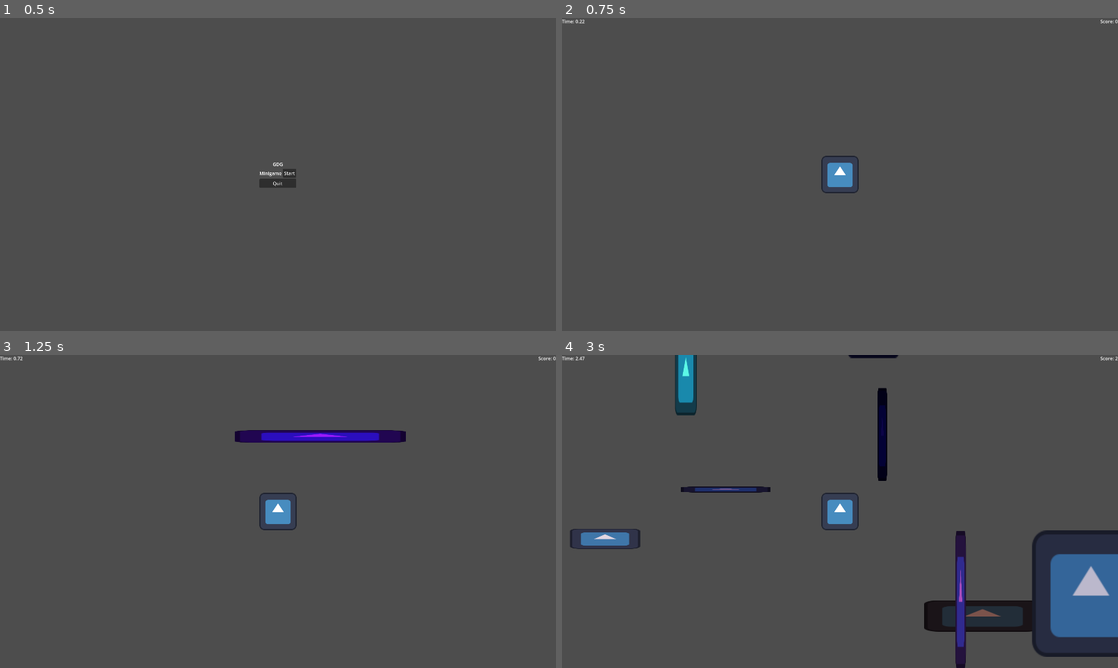
Above: before the commit, frames 1-4 (two rows, left to right).
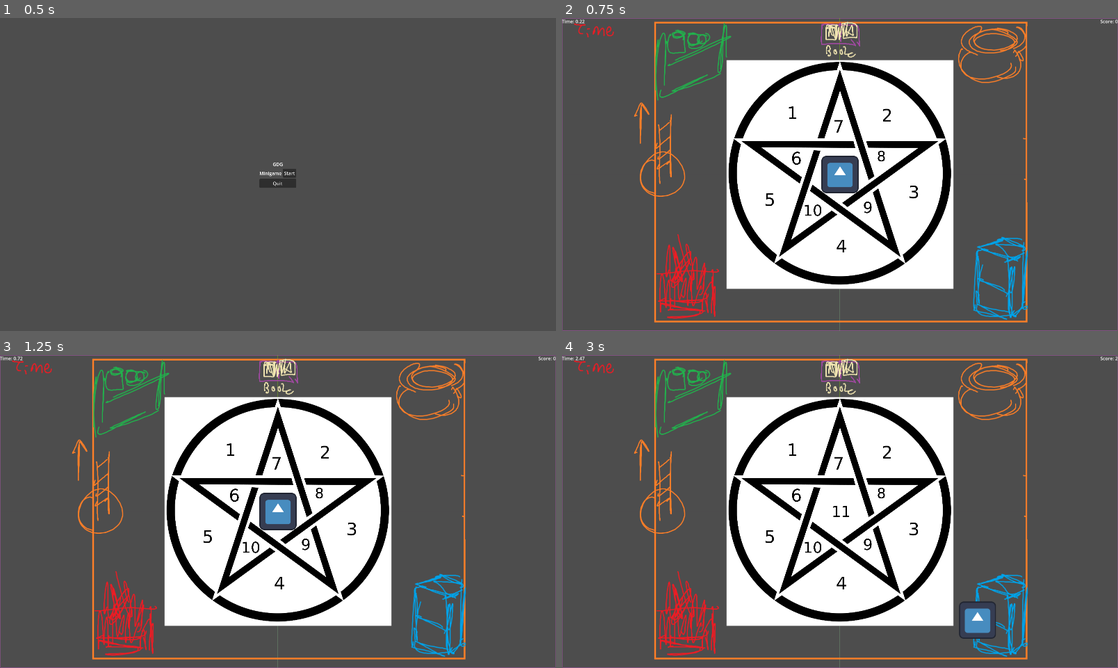
Above: after the commit, the same moments.

Repository: Game-Developers-Group-IUI/mini-game-2024
Game: Godot game, scene res://game.tscn
Two runs of this game, one before a commit and one after it. Both use one fixed random seed, a clock stepped at 60 frames per second and the inputs below. The engine's default icon, where the game draws it, is replaced by a stand-in: a white triangle on a blue panel in a dark square.
Inputs:
- Up to frame 1 (0.5 s): no input
- Up to frame 2 (0.75 s): click "Start" at 0.5 s
- Up to frame 3 (1.25 s): no input
- Up to frame 4 (3 s): tap Enter (confirm) at 1.25, 1.35, 2.1, 2.85 s; hold D (move_right) 1.28-2.03 s; hold S (move_down) 2.03-2.78 s; hold D (move_right) from 2.78 s (still down)

Frame 1 is identical in both runs. In frame 2, 35% of the frame differs, in the area x 0-100%, y 0-100%; in frame 3, 35%; in frame 4, 46%.

Commit message:
Initialize game
two-floor map with collision and a ladder
Some programmer art
More art located in the assets folders

Diff:
--- a/pastel_action/game.gd
+++ b/pastel_action/game.gd
@@ -3,6 +3,7 @@
 
 ## Scenes
 @export var player_scene: PackedScene
+@export var level_scene: PackedScene
 
 ## Static References
 @export var main_menu: CenterContainer
@@ -21,6 +22,7 @@
 
 ## Runtime References
 var player: Player
+var level: Level
 
 ## Variables
 enum state {main_menu, paused, playing}
@@ -62,21 +64,6 @@
 		time_label.text = "Time: " + round_digits(time, 2)
 		score_label.text = "Score: " + round_digits(score, 0)
 
-		## Spawn random sprites to act as a background
-		if randf() < 0.5:
-			if get_tree().get_nodes_in_group(&"decorations").size() >= 100:
-				get_tree().get_nodes_in_group(&"decorations").pick_random().queue_free()
-			var sprite: Sprite2D = Sprite2D.new()
-			sprite.texture = player.sprite.texture
-			sprite.modulate = Color(randf(), randf(), randf())
-			sprite.z_index = -1
-			sprite.scale = Vector2(randf_range(0.1, 5.0), randf_range(0.1, 5.0))
-			add_child(sprite)
-			sprite.global_position = player.global_position\
-			+ Vector2(randf_range(-64 * 50, 64 * 50), randf_range(-64 * 50, 64 * 50))
-			sprite.add_to_group(&"game_nodes")
-			sprite.add_to_group(&"decorations")
-
 
 func _on_start_button_down() -> void:
 	ui = state.playing
@@ -109,9 +96,12 @@
 	## Set up game
 	time = 0.0
 	score = 0
-	var scene: Player = player_scene.instantiate()
-	add_child(scene)
-	player = scene
+	var levelScn: Level = level_scene.instantiate()
+	add_child(levelScn)
+	level = levelScn
+	var playerScn: Player = player_scene.instantiate()
+	add_child(playerScn)
+	player = playerScn
 
 
 func exit_game() -> void:
--- a/pastel_action/game.tscn
+++ b/pastel_action/game.tscn
@@ -1,11 +1,13 @@
-[gd_scene load_steps=3 format=3 uid="uid://bq8ej5qqj6hj1"]
+[gd_scene load_steps=4 format=3 uid="uid://bq8ej5qqj6hj1"]
 
 [ext_resource type="Script" path="res://game.gd" id="1_vuj6t"]
 [ext_resource type="PackedScene" uid="uid://dc1bh0iioueft" path="res://scenes/player.tscn" id="2_nneto"]
+[ext_resource type="PackedScene" uid="uid://cpy1cff5kk3os" path="res://scenes/level.tscn" id="3_r35gd"]
 
 [node name="Game" type="Node" node_paths=PackedStringArray("main_menu", "start_button", "exit_game_button", "pause_menu", "resume_button", "quit_button", "game_interface", "time_label", "score_label")]
 script = ExtResource("1_vuj6t")
 player_scene = ExtResource("2_nneto")
+level_scene = ExtResource("3_r35gd")
 main_menu = NodePath("UI/MarginContainer/MainMenu")
 start_button = NodePath("UI/MarginContainer/MainMenu/VBoxContainer/HBoxContainer/Start")
 exit_game_button = NodePath("UI/MarginContainer/MainMenu/VBoxContainer/Quit")
--- a/pastel_action/project.godot
+++ b/pastel_action/project.godot
@@ -67,6 +67,7 @@
 "events": [Object(InputEventKey,"resource_local_to_scene":false,"resource_name":"","device":-1,"window_id":0,"alt_press …(207 unchanged characters)…
 , Object(InputEventKey,"resource_local_to_scene":false,"resource_name":"","device":-1,"window_id":0,"alt_pressed":false …(183 unchanged characters)…
 , Object(InputEventJoypadButton,"resource_local_to_scene":false,"resource_name":"","device":-1,"button_index":0,"pressure":0.0,"pressed":false,"script":null)
+, Object(InputEventKey,"resource_local_to_scene":false,"resource_name":"","device":-1,"window_id":0,"alt_pressed":false,"shift_pressed":false,"ctrl_pressed":false,"meta_pressed":false,"pressed":false,"keycode":0,"physical_keycode":74,"key_label":0,"unicode":106,"location":0,"echo":false,"script":null)
 ]
 }
 cancel={
@@ -74,6 +75,7 @@
 "events": [Object(InputEventKey,"resource_local_to_scene":false,"resource_name":"","device":-1,"window_id":0,"alt_press …(195 unchanged characters)…
 , Object(InputEventKey,"resource_local_to_scene":false,"resource_name":"","device":-1,"window_id":0,"alt_pressed":false …(183 unchanged characters)…
 , Object(InputEventJoypadButton,"resource_local_to_scene":false,"resource_name":"","device":-1,"button_index":1,"pressure":0.0,"pressed":false,"script":null)
+, Object(InputEventKey,"resource_local_to_scene":false,"resource_name":"","device":-1,"window_id":0,"alt_pressed":false,"shift_pressed":false,"ctrl_pressed":false,"meta_pressed":false,"pressed":false,"keycode":0,"physical_keycode":75,"key_label":0,"unicode":107,"location":0,"echo":false,"script":null)
 ]
 }
 menu={
--- /dev/null
+++ b/pastel_action/scenes/level.gd
@@ -0,0 +1,50 @@
+extends Node2D
+
+class_name Level
+
+##Internal References
+@export_category("Basement")
+@export var basementFloor: Sprite2D
+@export var pentagram: Sprite2D
+
+@export_category("Aboveground")
+@export var abovegroundFloor: Sprite2D
+
+@export_category("Universal")
+@export var walls: StaticBody2D
+@export var ladder: Area2D
+
+## Variables
+@export var inBasement := true
+
+# Called when the node enters the scene tree for the first time.
+func _ready() -> void:
+	pass # Replace with function body.
+
+
+# Called every frame. 'delta' is the elapsed time since the previous frame.
+func _process(_delta: float) -> void:
+	##Ladder climb
+	if Input.is_action_just_pressed("confirm"):
+		for body in ladder.get_overlapping_bodies():
+			#print("hi")
+			if body.is_in_group("player"):
+				inBasement = not inBasement
+
+
+
+
+	##Switch floors
+	#TODO: switching active states of interactibles that don't exist yet
+	if inBasement:
+		if abovegroundFloor.visible:
+			abovegroundFloor.hide()
+		if not basementFloor.visible:
+			basementFloor.show()
+	else:
+		if basementFloor.visible:
+			basementFloor.hide()
+		if not abovegroundFloor.visible:
+			abovegroundFloor.show()
+
+	pass
--- /dev/null
+++ b/pastel_action/scenes/level.tscn
@@ -0,0 +1,45 @@
+[gd_scene load_steps=6 format=3 uid="uid://cpy1cff5kk3os"]
+
+[ext_resource type="Script" path="res://scenes/level.gd" id="1_xwnn2"]
+[ext_resource type="Texture2D" uid="uid://tsgrhsti8l8g" path="res://assets/programmerBasement.png" id="2_t6jit"]
+[ext_resource type="Texture2D" uid="uid://deicu2dnpxcm5" path="res://assets/pentMap.png" id="3_ymjkq"]
+[ext_resource type="Texture2D" uid="uid://b2hmpjll7i81o" path="res://assets/programmerAboveground.png" id="4_no4dr"]
+
+[sub_resource type="CircleShape2D" id="CircleShape2D_pixmk"]
+radius = 72.0
+
+[node name="Level" type="Node2D" node_paths=PackedStringArray("basementFloor", "pentagram", "abovegroundFloor", "walls", "ladder") groups=["game_nodes"]]
+script = ExtResource("1_xwnn2")
+basementFloor = NodePath("Basement")
+pentagram = NodePath("Basement/Pentagram")
+abovegroundFloor = NodePath("AboveGround")
+walls = NodePath("Walls")
+ladder = NodePath("Ladder")
+
+[node name="Basement" type="Sprite2D" parent="."]
+scale = Vector2(1.18551, 1.18551)
+texture = ExtResource("2_t6jit")
+
+[node name="Pentagram" type="Sprite2D" parent="Basement"]
+scale = Vector2(0.333999, 0.333999)
+texture = ExtResource("3_ymjkq")
+
+[node name="AboveGround" type="Sprite2D" parent="."]
+visible = false
+scale = Vector2(1.1899, 1.1899)
+texture = ExtResource("4_no4dr")
+
+[node name="Camera2D" type="Camera2D" parent="."]
+unique_name_in_owner = true
+
+[node name="Walls" type="StaticBody2D" parent="."]
+
+[node name="CollisionPolygon2D" type="CollisionPolygon2D" parent="Walls"]
+position = Vector2(-2208, -216)
+polygon = PackedVector2Array(1192, -280, 1568, -312, 2848, -312, 2848, 720, 1568, 720, 1568, -312, 1192, -280, 1184, 840, 3264, 848, 3288, -464, 1184, -448)
+
+[node name="Ladder" type="Area2D" parent="."]
+position = Vector2(-608, 0)
+
+[node name="CollisionShape2D" type="CollisionShape2D" parent="Ladder"]
+shape = SubResource("CircleShape2D_pixmk")
--- a/pastel_action/scenes/player.gd
+++ b/pastel_action/scenes/player.gd
@@ -5,34 +5,36 @@
 @onready var game: Game = get_node(^"/root/Game")
 
 ## Internal References
-@onready var camera: Camera2D = %Camera2D
+#@onready var camera: Camera2D = %Camera2D
 @onready var sprite: Sprite2D = %Sprite2D
 @onready var particles: GPUParticles2D = %GPUParticles2D
 @onready var cooldown_timer: Timer = %CooldownTimer
 
 ## Properties
-@export var speed: float = 1000.0 ## Movement speed, pixels per frame
+@export var speed: float = 500.0 ## Movement speed, pixels per frame
 
 ## Variables
 var input_direction: Vector2 = Vector2.ZERO
 var on_cooldown: bool = false
 
 
-func _process(_delta: float) -> void:
+func _process(delta: float) -> void:
 	## Halt all processing if game is paused
 	if game.ui == game.state.paused:
 		return
 
 	input_direction = Input.get_vector(&"move_left", &"move_right", &"move_up", &"move_down")
 
-	## Decay speed and set it to zero
-	velocity /= 2
-	if is_zero_approx(velocity.length_squared()):
-		velocity = Vector2.ZERO
+
 
 	## Move smoothly
 	if input_direction:
-		velocity = input_direction * speed
+		velocity = input_direction * speed * delta * 60
+	else:
+		## Decay speed and set it to zero
+		velocity /= (delta * 120)
+		if is_zero_approx(velocity.length_squared()):
+			velocity = Vector2.ZERO
 	move_and_slide()
 
 	## Action
--- a/pastel_action/scenes/player.tscn
+++ b/pastel_action/scenes/player.tscn
@@ -15,7 +15,7 @@
 scale_min = 0.1
 scale_max = 0.1
 
-[node name="Player" type="CharacterBody2D" groups=["game_nodes"]]
+[node name="Player" type="CharacterBody2D" groups=["game_nodes", "player"]]
 motion_mode = 1
 script = ExtResource("1_cvx1t")
 
@@ -25,9 +25,6 @@
 [node name="Sprite2D" type="Sprite2D" parent="."]
 unique_name_in_owner = true
 texture = ExtResource("2_5i80y")
-
-[node name="Camera2D" type="Camera2D" parent="."]
-unique_name_in_owner = true
 
 [node name="GPUParticles2D" type="GPUParticles2D" parent="."]
 unique_name_in_owner = true
Binary file added: pastel_action/assets/candy/FrightWhiteChocolate.png
Not shown, added: pastel_action/assets/candy/FrightWhiteChocolate.png.import
Binary file added: pastel_action/assets/candy/PricklyPeppermint.png
Not shown, added: pastel_action/assets/candy/PricklyPeppermint.png.import
Binary file added: pastel_action/assets/ingredients/CacklingCaramel.png
Not shown, added: pastel_action/assets/ingredients/CacklingCaramel.png.import
Binary file added: pastel_action/assets/ingredients/CrimsonCane.png
Not shown, added: pastel_action/assets/ingredients/CrimsonCane.png.import
Binary file added: pastel_action/assets/ingredients/PlagueSyrup.png
Not shown, added: pastel_action/assets/ingredients/PlagueSyrup.png.import
Binary file added: pastel_action/assets/ingredients/SpookyMilk.png
Not shown, added: pastel_action/assets/ingredients/SpookyMilk.png.import
(and 6 more such lines)
